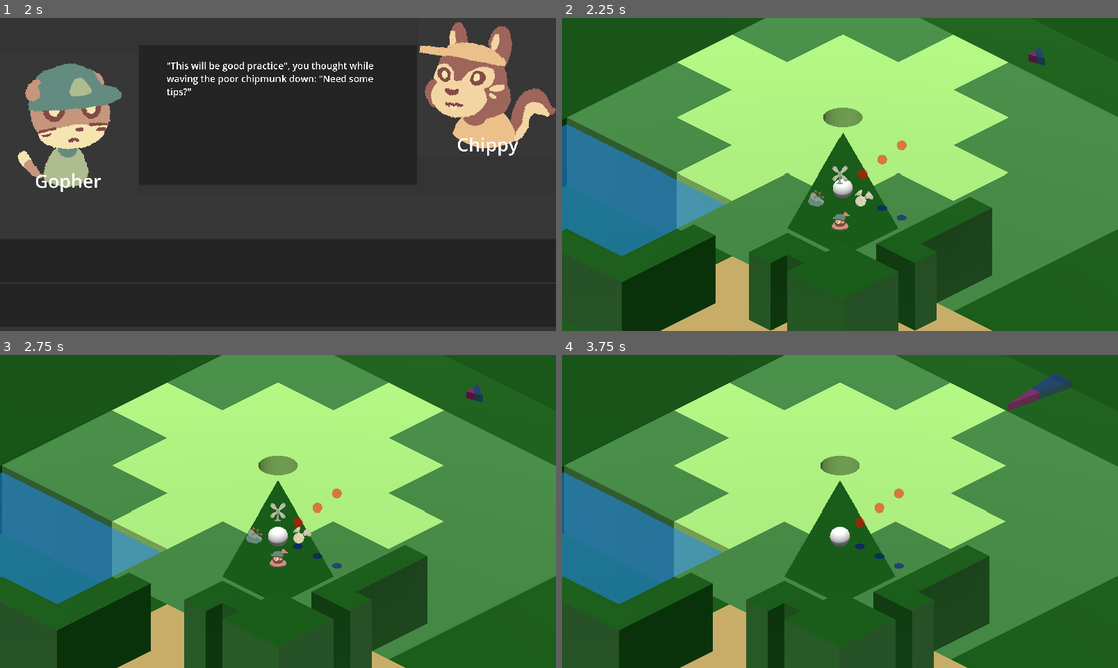
Above: before the commit, frames 1-4 (two rows, left to right).
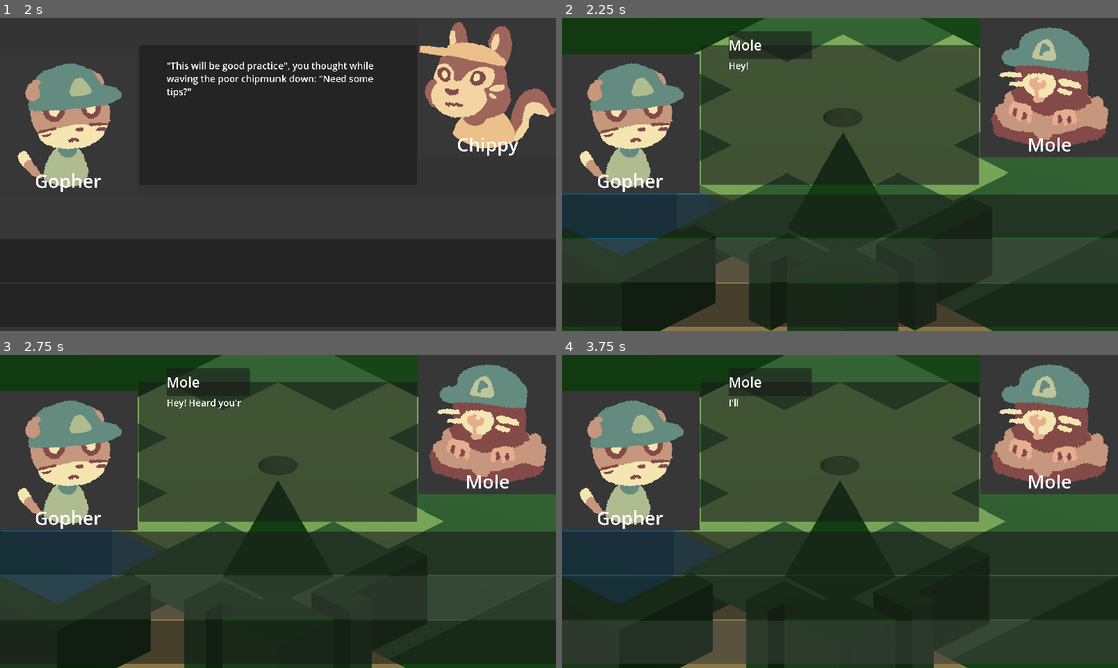
Above: after the commit, the same moments.

Repository: corin-gaiotto/gdc-jam-fall-2026
Game: Godot game, scene res://scenes/golfing.tscn
Two runs of this game, one before a commit and one after it. Both use one fixed random seed, a clock stepped at 60 frames per second and the inputs below.
Inputs (mouse positions are in pixels of both pictures, inside the frame that each line leads up to):
- Up to frame 1 (2 s): tap Enter at 0.5 s; move the mouse to (400, 158) at 0.52 s; hold D (ball_angle_right) 0.53-1.25 s; tap Space (ball_launch) at 0.6 s; click (278, 215) at 1.25 s
- Up to frame 2 (2.25 s): click (840, 262) at 2 s
- Up to frame 3 (2.75 s): no input
- Up to frame 4 (3.75 s): click (840, 511) at 2.77 s; click (840, 642) at 3.52 s

Frame 1 is identical in both runs. In frame 2, 95% of the frame differs, in the area x 0-100%, y 0-100%; in frame 3, 95%; in frame 4, 96%.

Commit message:
add mole tutorial (will likely want to add a way to skip it as well)

Diff:
--- /dev/null
+++ b/assets/art/portraits/mole.tres
@@ -0,0 +1,19 @@
+[gd_resource type="Resource" script_class="PortraitData" format=3 uid="uid://derd1k7xhri51"]
+
+[ext_resource type="Script" uid="uid://dc3f8sjccrqkd" path="res://scripts/portrait_data.gd" id="1_hvpqb"]
+[ext_resource type="Texture2D" uid="uid://b0idb0q2mvpj" path="res://assets/art/portraits/mole.png" id="1_ngplr"]
+[ext_resource type="Texture2D" uid="uid://dr37xo86i3eik" path="res://assets/art/ui/icons/icon_ball.png" id="2_um8b0"]
+[ext_resource type="Texture2D" uid="uid://cgnlh2cqrho1p" path="res://assets/art/ui/icons/icon_fan.png" id="3_w3pe6"]
+[ext_resource type="Texture2D" uid="uid://kbwrracy24gp" path="res://assets/art/ui/icons/icon_mole.png" id="4_2lqmq"]
+[ext_resource type="Texture2D" uid="uid://inlpa2a5rvt2" path="res://assets/art/ui/icons/icon_tilt.png" id="5_f8a38"]
+
+[resource]
+script = ExtResource("1_hvpqb")
+data = Dictionary[String, Texture2D]({
+"ball_cheat": ExtResource("2_um8b0"),
+"fan_cheat": ExtResource("3_w3pe6"),
+"mole": ExtResource("1_ngplr"),
+"mole_cheat": ExtResource("4_2lqmq"),
+"tilt_cheat": ExtResource("5_f8a38")
+})
+metadata/_custom_type_script = "uid://dc3f8sjccrqkd"
--- /dev/null
+++ b/assets/dialogue/mole_tutorial.json
@@ -0,0 +1,68 @@
+[
+	{"type":"player_portrait", "expression":"default"},
+	{"type":"opponent_portrait", "expression":"mole"},
+	{
+		"type":"opponent",
+		"text":[
+			"Hey! Heard you're trying to get into that free food club! You won't leave your old friend out of the matter, right?",
+			"I'll make it worthwhile for you! Here's some gadgets I've been tinkering with...",
+			"Use WASD or the arrow keys to line up your shot, and then hit Space to start charging it! Hit it again to shoot; the strength'll depend on the Power Bar!",
+			"Try to get the ball in the hole in as few shots as possible!",
+			"Of course, you won’t be on your own: I’ve got four different gadgets here that’ll help you cheat your way through it!"
+		]
+	},
+	{"type":"opponent_portrait", "expression":"fan_cheat"},
+	{
+		"type":"opponent",
+		"text":[
+			"The first is a giant fan. I set this baby up offsides, you tell me the direction, and I'll change the wind speed for ya!"
+		]
+	},
+	{"type":"opponent_portrait", "expression":"tilt_cheat"},
+	{
+		"type":"opponent",
+		"text":[
+			"Next up we have the Tilter. Turns out, this course is built on unstable ground, so I set up some car jacks under the course to tilt the entire thing! Just tell me which direction you want to tilt."
+		]
+	},
+	{"type":"opponent_portrait", "expression":"ball_cheat"},
+	{
+		"type":"opponent",
+		"text":[
+			"The third trick is an old favourite of mine, the feather ball! Deceptively light, and looks no different! This'll fly much higher and fall slower when you hit it."
+		]
+	},
+	{"type":"opponent_portrait", "expression":"mole_cheat"},
+	{
+		"type":"opponent",
+		"text":[
+			"Finally, if all else fails, just give me a call and I can do some digging and... reroute the goal to an adjacent tile."
+		]
+	},
+	{"type":"opponent_portrait", "expression":"mole"},
+	{
+		"type":"opponent",
+		"text":[
+			"Just remember, you might run into some troubles if you get caught! You'll have to talk your way through... Since I'm also a dating sim master (and a master stalker), I'll teach you the basics!",
+			"You have to watch out for two things out here, your suspicion and your embarrassment.",
+			"Your suspicion is how close the golfers here are to finding out our plan. If it gets too high, we're busted! Try to lower it by flattering your opponent.",
+			"Your embarrassment directly affects your social status! Let it get too high, and you'll be kicked out for sure. Whenever you go over par, it’ll start rising! Try to lower it by standing your ground.",
+			"Another thing - some of the golfers here LOVE beetroots. You'll get one for every hole you clear, so why not give a few out as bribes- I mean, gifts? That'll definitely help your case.",
+			"I probably shouldn't have to tell you this, but every opponent is different; vary your tactics and try to figure out their weaknesses!"
+		]
+	},
+	{"type":"player_portrait", "expression":"default_talk"},
+	{
+		"type":"player",
+		"text":[
+			"Thanks, Mole."
+		]
+	},
+	{"type":"player_portrait", "expression":"default"},
+	{
+		"type":"opponent",
+		"text":[
+			"No need to thank me, heh, my wins are your wins after all (hope the opposite is true too)..."
+		]
+	},
+]
--- a/scenes/ui/dialogue_portrait.tscn
+++ b/scenes/ui/dialogue_portrait.tscn
@@ -6,6 +6,7 @@
 [ext_resource type="Resource" uid="uid://ch581w5mhkvyr" path="res://assets/art/portraits/chippy.tres" id="4_phas5"]
 [ext_resource type="Resource" uid="uid://cixmwm4td4r74" path="res://assets/art/portraits/prohog.tres" id="5_phas5"]
 [ext_resource type="Resource" uid="uid://c3cghry8j0f6o" path="res://assets/art/portraits/voleip.tres" id="6_33int"]
+[ext_resource type="Resource" uid="uid://derd1k7xhri51" path="res://assets/art/portraits/mole.tres" id="7_swtnp"]
 
 [node name="DialoguePortrait" type="Control" unique_id=1415108031]
 layout_mode = 3
@@ -18,6 +19,7 @@
 portrait_data = Dictionary[String, ExtResource("2_pbb6w")]({
 "chippy": ExtResource("4_phas5"),
 "gopher": ExtResource("3_phas5"),
+"mole": ExtResource("7_swtnp"),
 "prohog": ExtResource("5_phas5"),
 "voleip": ExtResource("6_33int")
 })
--- a/scripts/golf_game_manager.gd
+++ b/scripts/golf_game_manager.gd
@@ -70,6 +70,19 @@
 
 	load_map()
 
+	await play_tutorial()
+
+func play_tutorial():
+	$GolfBall.state = GolfBall.BALL_STATE.DIALOGUE
+
+	$DialogueUI.show()
+	await $DialogueUI.play_dialogue($DialogueUI.read_dialogue_file("res://assets/dialogue/mole_tutorial.json"), "mole")
+
+	$GolfBall.cheated = false
+	$GolfBall.state = GolfBall.BALL_STATE.RESTING
+	$GolfBall.show()
+	$DialogueUI.hide()
+
 func load_map():
 	var map: GolfMap = opponents[opponent_index]["maps"][opponent_map_index].instantiate()
 	add_child(map)
